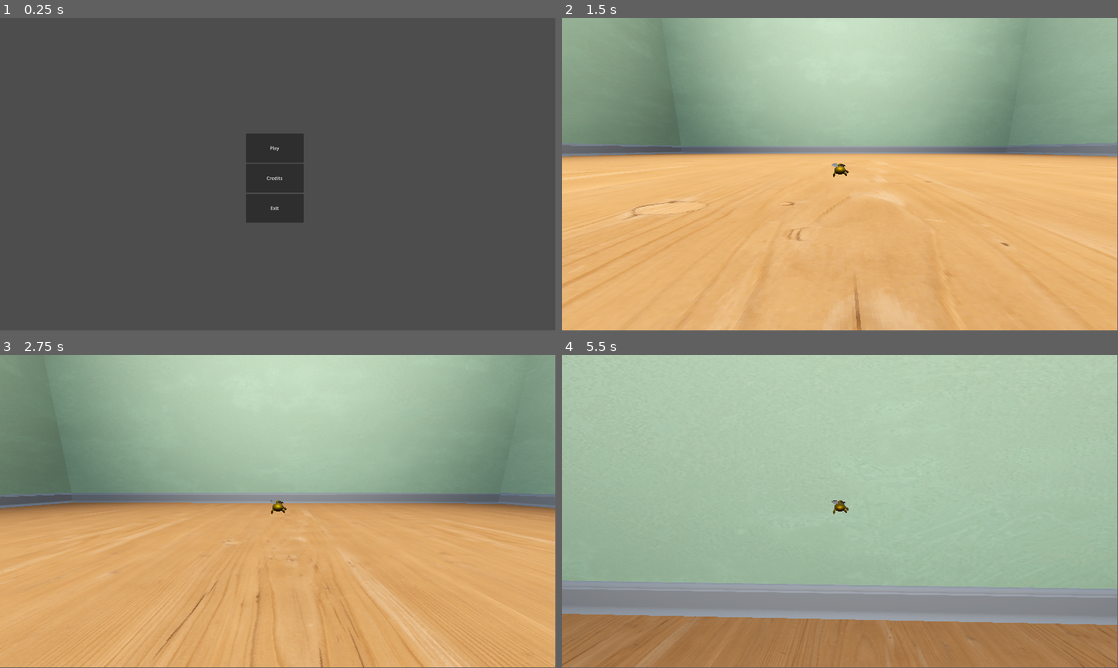
Above: before the commit, frames 1-4 (two rows, left to right).
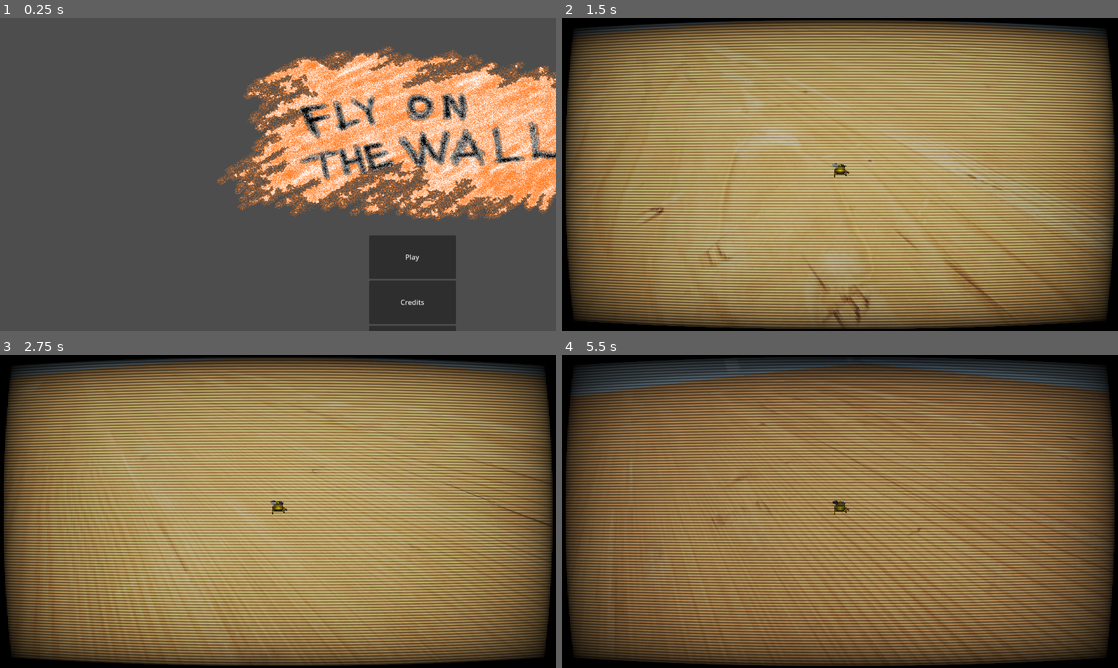
Above: after the commit, the same moments.

Repository: Grispys/gamejam
Game: Godot game, scene res://scenes/menu.tscn
Two runs of this game, one before a commit and one after it. Both use one fixed random seed, a clock stepped at 60 frames per second and the inputs below.
Inputs:
- Up to frame 1 (0.25 s): no input
- Up to frame 2 (1.5 s): click "Play" at 0.5 s; hold W (move_forward) from 1.28 s (still down); hold E (interact) from 1.28 s (still down)
- Up to frame 3 (2.75 s): keep holding W (move_forward); release E (interact) at 2.03 s; tap Space (fly) at 2.1 s; tap E (interact) at 2.3 s
- Up to frame 4 (5.5 s): keep holding W (move_forward); hold E (interact) 2.78-3.53 s; tap E (interact) at 3.6, 4.55, 5.1 s; hold Space (fly) 4.28-5.03 s
In our replay, the window is 799x449 before the commit and 800x450 after it. These sizes can differ from the game's own. Grey fills any space a smaller window leaves; there, only what the larger window draws over its background counts as a difference.

The runs differ from the first frame. In frame 1, 30% of the frame differs, in the area x 39-100%, y 9-100%; in frame 2, 93%; in frame 3, 94%; in frame 4, 98%, in the area x 0-100%, y 0-100%.

Commit message:
added door model, added donute model added interact button, added interaction code and test, added title image

Diff:
--- a/interaction/PlayerInteractor.gd
+++ b/interaction/PlayerInteractor.gd
@@ -20,6 +20,7 @@
 
 func _input(event: InputEvent) -> void:
 	if event.is_action_pressed("interact"):
+		print("interact!")
 		if cached_closest:
 			interact(cached_closest)
 
--- a/project.godot
+++ b/project.godot
@@ -16,11 +16,8 @@
 
 [display]
 
-window/size/viewport_width=1920
-window/size/viewport_height=1080
-window/size/mode=2
-window/size/resizable=false
-window/size/borderless=true
+window/size/viewport_width=1280
+window/size/viewport_height=720
 
 [input]
 
--- /dev/null
+++ b/scenes/donut.gd
@@ -0,0 +1,15 @@
+extends Node3D
+
+
+
+var is_eaten: bool = false
+
+func eaten() -> void:
+    is_eaten = true
+    print("You win!")
+
+
+
+func _on_interactable_interacted(_interactor:Interactor):
+    if not is_eaten:
+        eaten()
--- /dev/null
+++ b/scenes/donut.tscn
@@ -0,0 +1,33 @@
+[gd_scene load_steps=5 format=3 uid="uid://bxnhsqtg3bnab"]
+
+[ext_resource type="PackedScene" uid="uid://cs4je4pjhn04q" path="res://donut.glb" id="1_2i7un"]
+[ext_resource type="Script" path="res://scenes/donut.gd" id="1_jkolo"]
+[ext_resource type="PackedScene" uid="uid://ybjew0xfcnru" path="res://interaction/interactable.tscn" id="3_xd7ac"]
+
+[sub_resource type="SphereShape3D" id="SphereShape3D_vsxuj"]
+
+[node name="donute" type="Node3D"]
+transform = Transform3D(1, 0, 0, 0, 1, 0, 0, 0, 1, -0.00886881, 0.07823, 0)
+script = ExtResource("1_jkolo")
+
+[node name="donut" parent="." instance=ExtResource("1_2i7un")]
+transform = Transform3D(20, 0, 0, 0, 20, 0, 0, 0, 20, -6.31921, -7.74805, -5.16325)
+
+[node name="StaticBody3D" type="StaticBody3D" parent="."]
+transform = Transform3D(1, 0, 0, 0, 1, 0, 0, 0, 1, -0.442883, 1.33711, 6.02773)
+
+[node name="CollisionShape3D" type="CollisionShape3D" parent="StaticBody3D"]
+transform = Transform3D(5.3, 0, 0, 0, 2.04, 0, 0, 0, 5.3, -0.280979, 0.0610429, -6.09312)
+shape = SubResource("SphereShape3D_vsxuj")
+
+[node name="Interactable" parent="." instance=ExtResource("3_xd7ac")]
+
+[node name="CollisionShape3D" parent="Interactable" index="0"]
+transform = Transform3D(6.3, 0, 0, 0, 2.425, 0, 0, 0, 6.3, -0.771275, 1.43607, 0)
+shape = SubResource("SphereShape3D_vsxuj")
+
+[connection signal="focused" from="Interactable" to="." method="_on_interactable_focused"]
+[connection signal="interacted" from="Interactable" to="." method="_on_interactable_interacted"]
+[connection signal="unfocused" from="Interactable" to="." method="_on_interactable_unfocused"]
+
+[editable path="Interactable"]
--- a/scenes/main.tscn
+++ b/scenes/main.tscn
@@ -1,10 +1,12 @@
-[gd_scene load_steps=21 format=3 uid="uid://dtbwn7c7hgbsg"]
+[gd_scene load_steps=25 format=3 uid="uid://dtbwn7c7hgbsg"]
 
 [ext_resource type="PackedScene" uid="uid://dh6l5h8jc6lmn" path="res://scenes/player.tscn" id="1_fvq2a"]
 [ext_resource type="Texture2D" uid="uid://xv6048an6pl8" path="res://materials/Wood092_1K-JPG_Color.jpg" id="2_didos"]
 [ext_resource type="Texture2D" uid="uid://dlg2uwvwogxnd" path="res://materials/Plaster001_1K-JPG_Color.jpg" id="3_0rxe3"]
 [ext_resource type="ArrayMesh" uid="uid://cw7ov7t5q7blx" path="res://models/Floor Baseboard Bridgemode (Meshed)003.obj" id="4_or0yu"]
 [ext_resource type="Shader" path="res://materials/crt.gdshader" id="5_wfyvj"]
+[ext_resource type="PackedScene" uid="uid://bxnhsqtg3bnab" path="res://scenes/donut.tscn" id="6_q8r4x"]
+[ext_resource type="PackedScene" uid="uid://oipl6f6kmi63" path="res://door.fbx" id="7_maemt"]
 
 [sub_resource type="ProceduralSkyMaterial" id="ProceduralSkyMaterial_g8ef3"]
 sky_horizon_color = Color(0.64625, 0.65575, 0.67075, 1)
@@ -66,6 +68,12 @@
 
 [sub_resource type="SphereMesh" id="SphereMesh_fki2p"]
 
+[sub_resource type="BoxShape3D" id="BoxShape3D_hnf7d"]
+size = Vector3(0.882263, 2.12695, 0.553719)
+
+[sub_resource type="BoxShape3D" id="BoxShape3D_5mrvb"]
+size = Vector3(0.131104, 0.0244141, 0.114746)
+
 [node name="main" type="Node3D"]
 transform = Transform3D(1, 0, 0, 0, 1, 0, 0, 0, 1, 0, 5.92622, 0)
 
@@ -188,7 +196,6 @@
 shape = SubResource("ConvexPolygonShape3D_bgt8v")
 
 [node name="CanvasLayer" type="CanvasLayer" parent="."]
-visible = false
 
 [node name="ColorRect" type="ColorRect" parent="CanvasLayer"]
 material = SubResource("ShaderMaterial_vg1rs")
@@ -201,3 +208,33 @@
 [node name="MeshInstance3D" type="MeshInstance3D" parent="."]
 transform = Transform3D(30, 0, 0, 0, 30, 0, 0, 0, 30, 5.28868, 289.317, -0.000377655)
 mesh = SubResource("SphereMesh_fki2p")
+
+[node name="donute" parent="." instance=ExtResource("6_q8r4x")]
+transform = Transform3D(1, 0, 0, 0, 1, 0, 0, 0, 1, 249.551, -38.8639, 234.248)
+
+[node name="donut" parent="donute" index="0"]
+transform = Transform3D(110, 0, 0, 0, 110, 0, 0, 0, 110, -6.31921, -7.74805, -5.16325)
+
+[node name="CollisionShape3D" parent="donute/StaticBody3D" index="0"]
+transform = Transform3D(27.3, 0, 0, 0, 10.508, 0, 0, 0, 27.3, 24.8771, 41.8638, 17.2184)
+
+[node name="CollisionShape3D" parent="donute/Interactable" index="0"]
+transform = Transform3D(27.3, 0, 0, 0, 10.508, 0, 0, 0, 27.3, 21.8098, 43.8762, 23.3527)
+
+[node name="door" parent="." instance=ExtResource("7_maemt")]
+transform = Transform3D(120, 0, 0, 0, 110, 0, 0, 0, 110, 184.435, 1.42859, -297.925)
+
+[node name="StaticBody3D" type="StaticBody3D" parent="door"]
+
+[node name="CollisionShape3D" type="CollisionShape3D" parent="door/StaticBody3D"]
+transform = Transform3D(1, 0, 0, 0, 1, 0, 0, 0, 1, 0.409333, 1.06055, -0.223141)
+shape = SubResource("BoxShape3D_hnf7d")
+
+[node name="StaticBody3D2" type="StaticBody3D" parent="door"]
+
+[node name="CollisionShape3D" type="CollisionShape3D" parent="door/StaticBody3D2"]
+transform = Transform3D(1, 0, 0, 0, 1, 0, 0, 0, 1, 0.115924, 0.972409, 0.0380425)
+shape = SubResource("BoxShape3D_5mrvb")
+
+[editable path="donute"]
+[editable path="donute/Interactable"]
--- a/scenes/menu.tscn
+++ b/scenes/menu.tscn
@@ -1,6 +1,7 @@
-[gd_scene load_steps=2 format=3 uid="uid://b74o42i06h0ap"]
+[gd_scene load_steps=3 format=3 uid="uid://b74o42i06h0ap"]
 
 [ext_resource type="Script" path="res://menu.gd" id="1_qf5n7"]
+[ext_resource type="Texture2D" uid="uid://ctehwpkw8l484" path="res://titleimage.png" id="2_ebwba"]
 
 [node name="Menu" type="Control"]
 layout_mode = 3
@@ -14,9 +15,9 @@
 [node name="MarginContainer" type="MarginContainer" parent="."]
 layout_mode = 0
 offset_left = 850.0
-offset_top = 400.0
+offset_top = 500.0
 offset_right = 1050.0
-offset_bottom = 708.0
+offset_bottom = 808.0
 
 [node name="VBoxContainer" type="VBoxContainer" parent="MarginContainer"]
 layout_mode = 2
@@ -38,6 +39,11 @@
 text = "Exit
 "
 
+[node name="Titleimage" type="Sprite2D" parent="."]
+position = Vector2(951, 270)
+scale = Vector2(0.785, 0.633)
+texture = ExtResource("2_ebwba")
+
 [connection signal="pressed" from="MarginContainer/VBoxContainer/Play" to="." method="_on_play_pressed"]
 [connection signal="pressed" from="MarginContainer/VBoxContainer/Credits" to="." method="_on_credits_pressed"]
 [connection signal="pressed" from="MarginContainer/VBoxContainer/Exit" to="." method="_on_exit_pressed"]
Binary file added: donut.glb
Not shown, added: donut.glb.import
Binary file added: donut_0.png
Not shown, added: donut_0.png.import
Binary file added: donut_1.png
Not shown, added: donut_1.png.import
Binary file added: donut_2.png
Not shown, added: donut_2.png.import
Binary file added: donut_3.png
Not shown, added: donut_3.png.import
Binary file added: donut_4.png
Not shown, added: donut_4.png.import
(and 12 more such lines)
